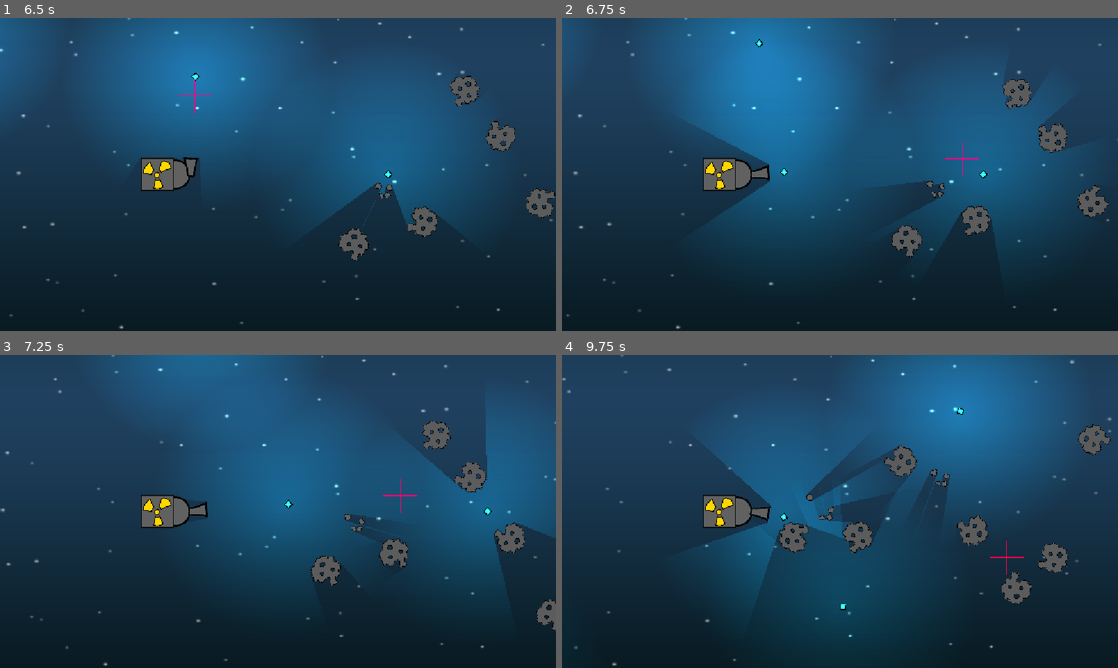
Above: before the commit, frames 1-4 (two rows, left to right).
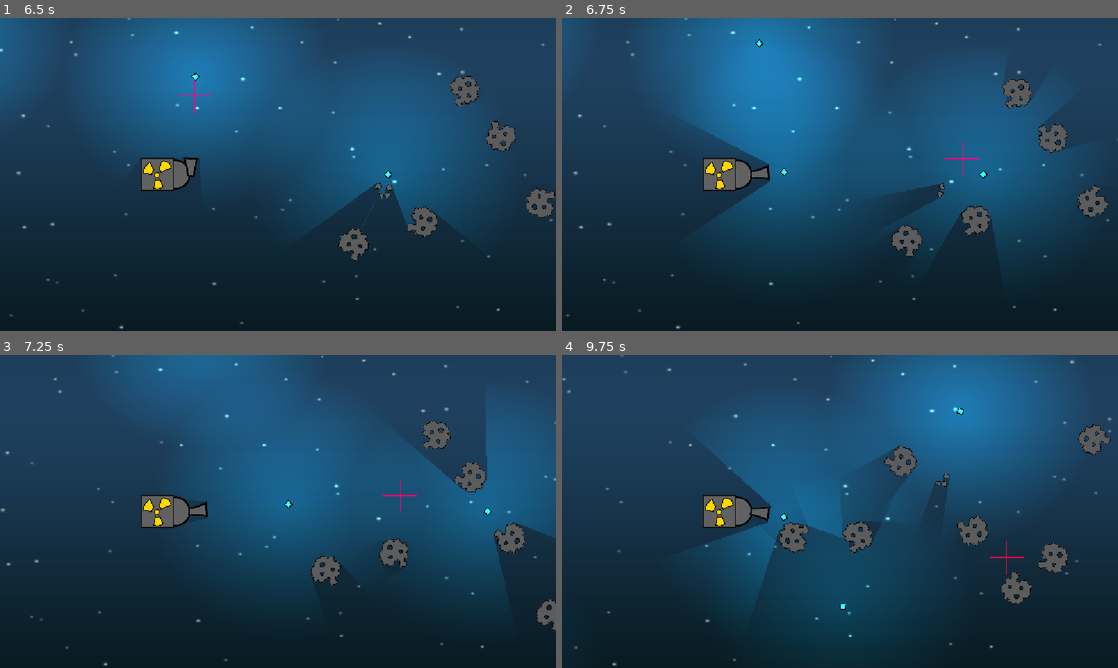
Above: after the commit, the same moments.

Repository: AndrewHay/meteor-strike
Game: Godot game, scene res://root.tscn
Same seed, same stepped clock (60 frames per second), same inputs: the game is played once before the commit and once after it.
Inputs (mouse positions are in pixels of both pictures, inside the frame that each line leads up to):
- Up to frame 1 (6.5 s): move the mouse to (400, 158) at 0.52 s; click (400, 158) at 0.67 s; move the mouse to (166, 190) at 1.27 s; click (166, 190) at 1.42 s; move the mouse to (333, 105) at 2.02 s; click (333, 105) at 2.17 s; move the mouse to (250, 237) at 2.77 s; click (250, 237) at 2.92 s; move the mouse to (444, 221) at 3.52 s; click (444, 221) at 3.67 s; move the mouse to (111, 127) at 4.27 s; click (111, 127) at 4.42 s; move the mouse to (305, 174) at 5.02 s; click (305, 174) at 5.17 s; move the mouse to (194, 96) at 5.77 s; click (194, 96) at 5.92 s
- Up to frame 2 (6.75 s): move the mouse to (962, 158) at 6.52 s; click (962, 158) at 6.67 s
- Up to frame 3 (7.25 s): no input
- Up to frame 4 (9.75 s): move the mouse to (728, 527) at 7.27 s; click (728, 527) at 7.42 s; move the mouse to (895, 442) at 8.02 s; click (895, 442) at 8.17 s; move the mouse to (812, 574) at 8.77 s; click (812, 574) at 8.92 s; move the mouse to (1006, 558) at 9.52 s; click (1006, 558) at 9.67 s

Frame 1 is identical in both runs. In frame 2, 0.1% of the frame differs, in the area x 60-68%, y 52-58%; in frame 3, 0.2%; in frame 4, 1.2%, in the area x 43-68%, y 30-54%.

Commit message:
Gathering resources with hitbox

Diff:
--- a/meteor/meteor_tiny.gd
+++ b/meteor/meteor_tiny.gd
@@ -1,7 +1,7 @@
 extends RigidBody2D
 
 func _ready() -> void:
-	add_to_group("resources");
+	add_to_group("resource")
 	body_entered.connect(_on_body_entered);
 	angular_velocity += randf_range(-4.0, 4.0);
 	linear_velocity += position
--- a/ship/ship.gd
+++ b/ship/ship.gd
@@ -2,3 +2,9 @@
 
 func _ready() -> void:
 	add_to_group("ship")
+	$Hitbox.body_entered.connect(_on_hitbox_body_entered)
+
+func _on_hitbox_body_entered(body: Node) -> void:
+	if body.is_in_group("resource"):
+		print("gathered resource")
+		body.queue_free()
--- a/ship/ship.tscn
+++ b/ship/ship.tscn
@@ -1,14 +1,23 @@
-[gd_scene format=3 uid="uid://c8n4ship2k7m1p"]
+[gd_scene format=3 uid="uid://6i541tivxvct"]
 
 [ext_resource type="Script" uid="uid://mjvrdcyodfbo" path="res://ship/ship.gd" id="1_ship"]
 [ext_resource type="PackedScene" uid="uid://v2r2xuyshift" path="res://reactor/reactor.tscn" id="2_reactor"]
 [ext_resource type="PackedScene" uid="uid://3ic1cyif1etj" path="res://turret/turret.tscn" id="3_turret"]
 
-[node name="Ship" type="Node2D"]
+[sub_resource type="RectangleShape2D" id="RectangleShape2D_hitbox"]
+size = Vector2(928, 782)
+
+[node name="Ship" type="Node2D" unique_id=1137574660]
 script = ExtResource("1_ship")
 
-[node name="Reactor" parent="." instance=ExtResource("2_reactor")]
+[node name="Reactor" parent="." unique_id=1416586370 instance=ExtResource("2_reactor")]
 
-[node name="Turret" parent="." instance=ExtResource("3_turret")]
+[node name="Turret" parent="." unique_id=1694747949 instance=ExtResource("3_turret")]
 position = Vector2(125, 0)
 rotation = 1.5707964
+
+[node name="Hitbox" type="Area2D" parent="." unique_id=68529827]
+
+[node name="CollisionShape2D" type="CollisionShape2D" parent="Hitbox" unique_id=1835613827]
+position = Vector2(337, 127)
+shape = SubResource("RectangleShape2D_hitbox")
